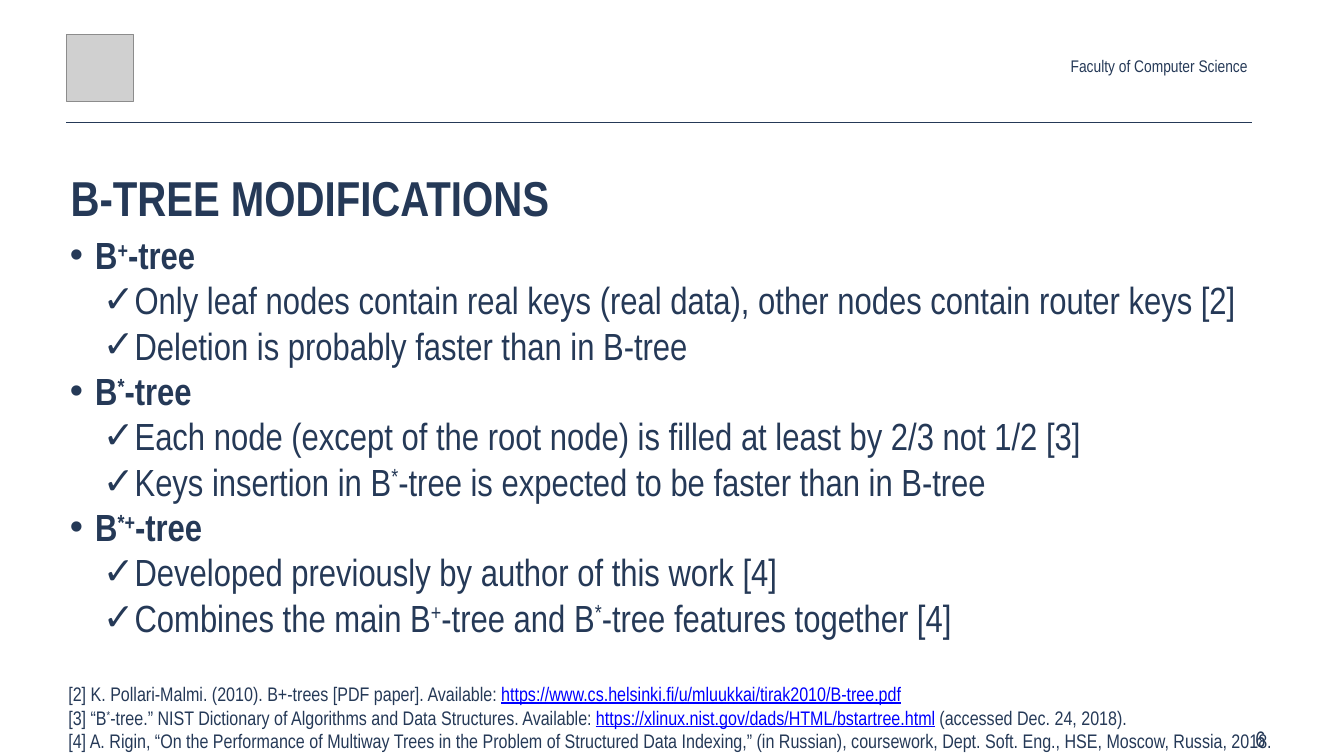
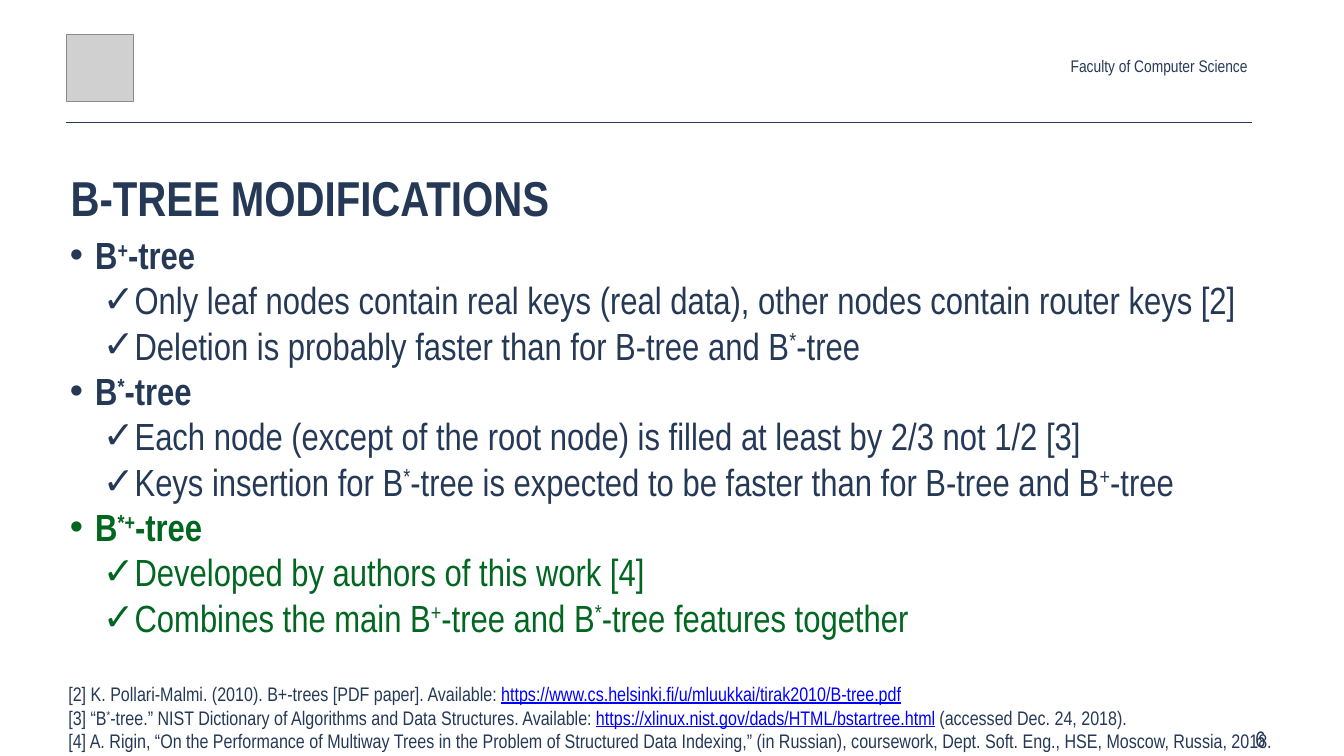
Before and after one commit to Glost/btrees_2019, a slide deck: slide 6 of root/docs/slides/Anton_Rigin_SYRCoSE_2019.pptx. Drawn at 1344x756 pixels with LibreOffice and Linux fonts; fonts in the diff are those of the drawing; grey boxes stand for pictures. Boxes give left, top, right and bottom in pixels: in the first picture for what was removed or moved away, otherwise in the second. Text is boxed around its words. In the diff, an @@ line names an element or a change of style, - is before the commit and + after.

```diff
--- a/root/docs/slides/Anton_Rigin_SYRCoSE_2019.pptx
+++ b/root/docs/slides/Anton_Rigin_SYRCoSE_2019.pptx
@@ text at box(135, 332, 860, 367): text changed @@
-✓ Deletion is probably faster than in B-tree
+✓ Deletion is probably faster than for B-tree and B*-tree
@@ text at box(135, 468, 1174, 503): text changed @@
-✓ Keys insertion in B*-tree is expected to be faster than in B-tree
+✓ Keys insertion for B*-tree is expected to be faster than for B-tree and B+-tree
@@ text at box(95, 515, 202, 542): text colour #253957 to #006620 in "B*+-tree" @@
@@ text at box(135, 558, 909, 639): text changed; text colour #253957 to #006620 @@
-✓ Developed previously by author of this work [4]
-✓ Combines the main B+-tree and B*-tree features together [4]
+✓ Developed by authors of this work [4]
+✓ Combines the main B+-tree and B*-tree features together
```
Also in this commit, not shown: 18 other slides changed, 1 other file.
